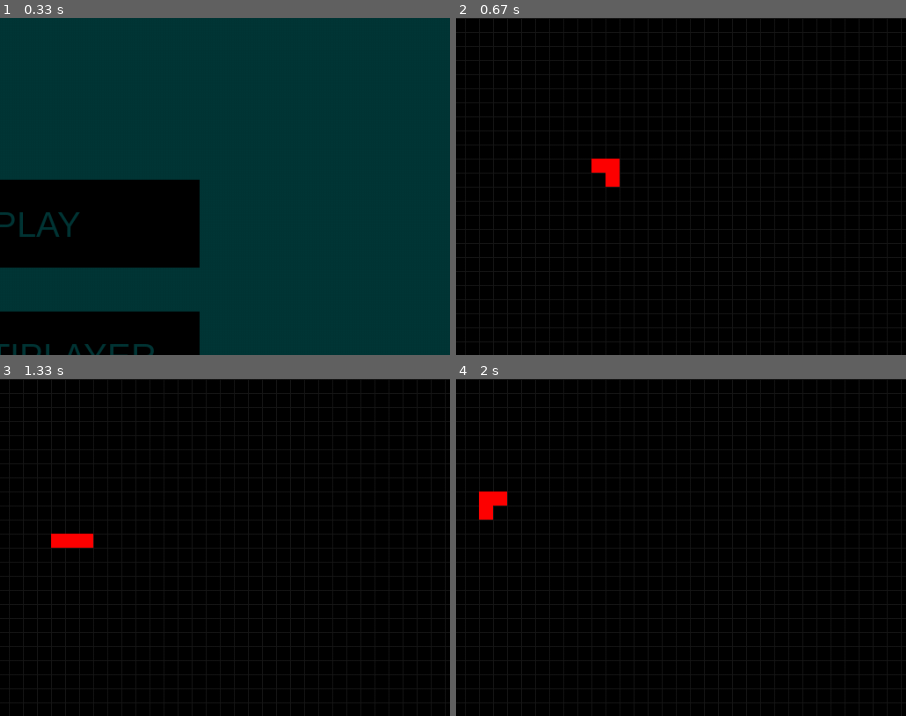
Above: before the commit, frames 1-4 (two rows, left to right).
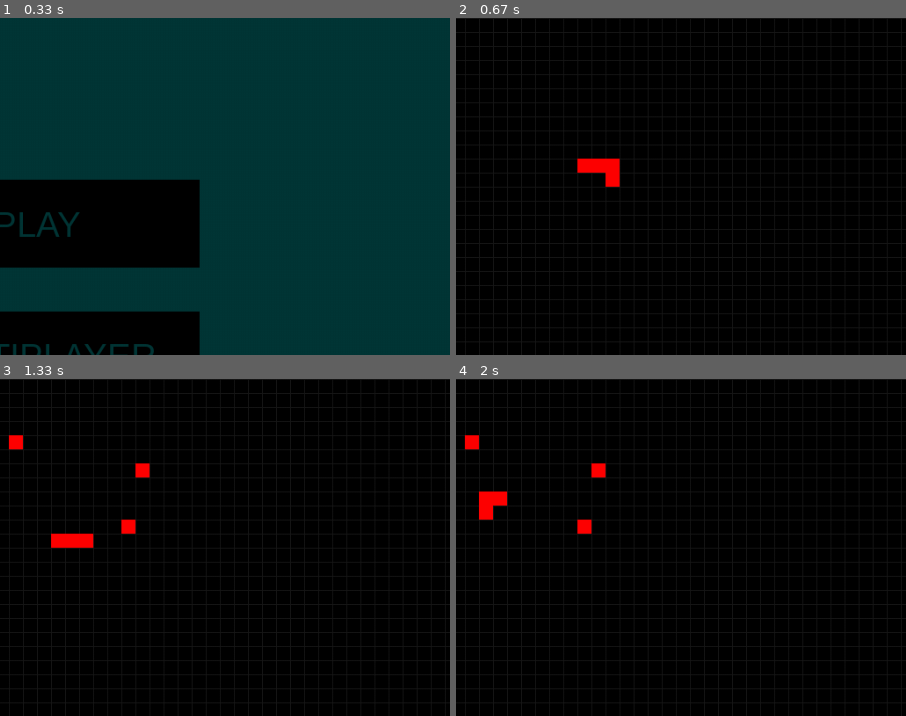
Above: after the commit, the same moments.

Repository: VVR-DEVS/snake-pygame
Game: pygame game, started from run.py
Same seed, same stepped clock (60 frames per second), same inputs: the game is played once before the commit and once after it.
Inputs:
- Up to frame 1 (0.33 s): no input
- Up to frame 2 (0.67 s): click "PLAY" at 0.43 s
- Up to frame 3 (1.33 s): tap A at 0.67 s; hold Right from 1.07 s (still down); hold D from 1.07 s (still down)
- Up to frame 4 (2 s): release Right at 1.53 s; release D at 1.53 s; hold Up 1.57-1.87 s; hold W 1.57-1.87 s; hold Right from 1.9 s (still down); hold D from 1.9 s (still down)
The pictures show only the part of the screen within x 46-96%, y 0-50%; the shares and areas given below are measured in that part.

Frame 1 is identical in both runs. In frame 2, 0.1% of the frame differs, in the area x 26-31%, y 41-46%; in frame 3, 0.4%, in the area x 1-34%, y 16-46%; in frame 4, 0.4%.

Commit message:
food spowing and snake grow added

Diff:
--- a/elements/snake.py
+++ b/elements/snake.py
@@ -44,6 +44,11 @@
             return [Position(head.x - i, head.y) for i in range(size)]
         elif direction == self.RIGHT:
             return [Position(head.x + i, head.y) for i in range(size)]
+
+    def grow(self, size=1):
+        self.size += size
+        for i in range(size):
+            self.body.append(Position(self.body[-1].x, self.body[-1].y))
 
     def draw(self, bildschirm):
         for pos in self.body:
--- a/screens/local_game_screen.py
+++ b/screens/local_game_screen.py
@@ -9,6 +9,8 @@
         self.snake = Snake(Position(10, 10), 3, Snake.UP)
         self.snakeP2 = Snake(Position(40, 10), 3, Snake.DOWN)
         self.snakes = [self.snake, self.snakeP2]
+        self.foods = []
+        self.max_food_qty = 3
 
     def draw_grid(self, window):
         for x in range(0, WIDTH, TILESIZE):
@@ -19,16 +21,24 @@
         for snake in self.snakes:
             snake.draw(window)
 
+    def draw_food(self, window):
+        surf = pg.Surface((TILESIZE, TILESIZE))
+        surf.fill((255, 0, 0))
+        for food in self.foods:
+            window.blit(surf, (food.x * TILESIZE, food.y * TILESIZE))
+
     def run(self, context):
         self.events(context)
         for snake in self.snakes:
             snake.update()
+        self.spawn_food()
         self.verify_collisions()
         self.draw(context.window)
 
     def draw(self, window):
         window.fill(BLACK)
         self.draw_grid(window)
+        self.draw_food(window)
         self.draw_snakes(window)
         pg.display.flip()
 
@@ -46,6 +56,20 @@
                                 snake.kill()
                                 if section is other_snake.head():
                                     other_snake.kill()
+
+                for food in self.foods:
+                    if snake.head() == food:
+                        snake.grow(size=3)
+                        self.foods.remove(food)
+                        break
+
+    def spawn_food(self):
+        """spawns food at a random position on the grid
+        :return: None
+        """
+        if len(self.foods) < self.max_food_qty:
+            self.foods.append(Position.random_position(0, 0, GRIDWIDTH, GRIDHEIGHT))
+
 
     def events(self, context):
         for event in pg.event.get():
--- a/utils/position.py
+++ b/utils/position.py
@@ -1,3 +1,4 @@
+import random
 class Position:
     x = None
     y = None
@@ -27,3 +28,7 @@
 
     def __str__(self):
         return str(self.x) + "," + str(self.y)
+
+    @staticmethod
+    def random_position(min_x, min_y, max_x, max_y):
+        return Position(random.randint(min_x, max_x), random.randint(min_y, max_y))
